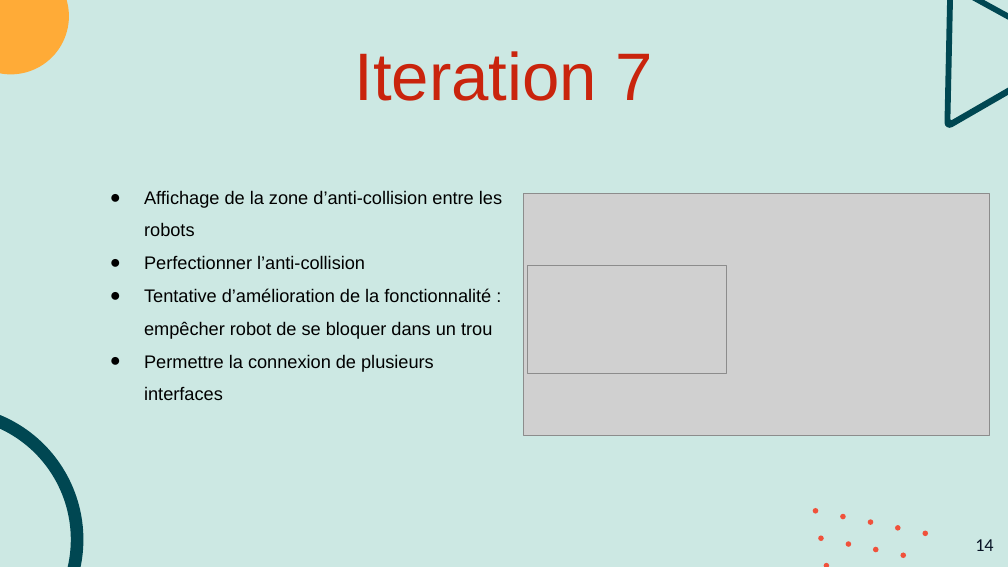
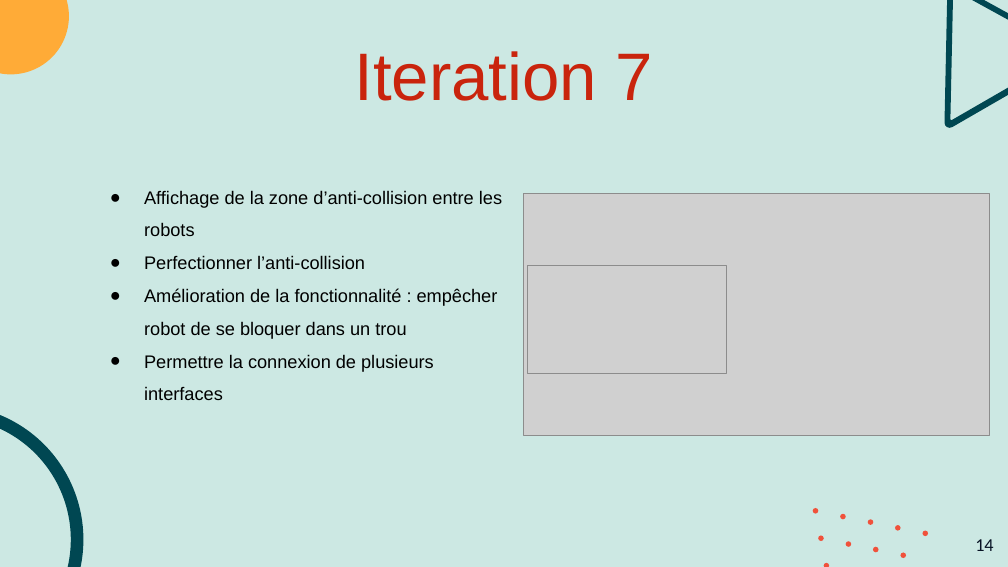
Before and after one commit to Akip2/RobotBillard, a slide deck: slide 14 of Documents/Soutenance_finale_FONTANEZ_FROGER_PIERROT.pptx. Drawn at 1008x567 pixels with LibreOffice and Linux fonts; fonts in the diff are those of the drawing; grey boxes stand for pictures. Boxes give left, top, right and bottom in pixels: in the first picture for what was removed or moved away, otherwise in the second. Text is boxed around its words. In the diff, an @@ line names an element or a change of style, - is before the commit and + after.

```diff
--- a/Documents/Soutenance_finale_FONTANEZ_FROGER_PIERROT.pptx
+++ b/Documents/Soutenance_finale_FONTANEZ_FROGER_PIERROT.pptx
@@ text at (144,288,498,339): text changed @@
-● Tentative d’amélioration de la fonctionnalité : empêcher robot de se bloquer dans un trou
+● Amélioration de la fonctionnalité : empêcher robot de se bloquer dans un trou
```
Also in this commit, not shown: 2 other slides changed.
